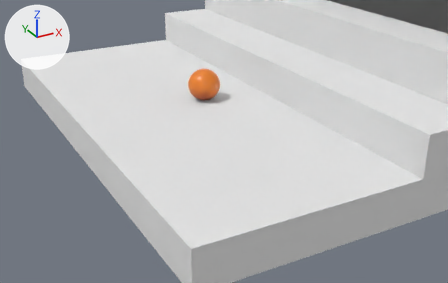
A saved change to the Blender file Animación/Ejercicio4_3D/Pelota con Cola/pelota_Cola.blend.
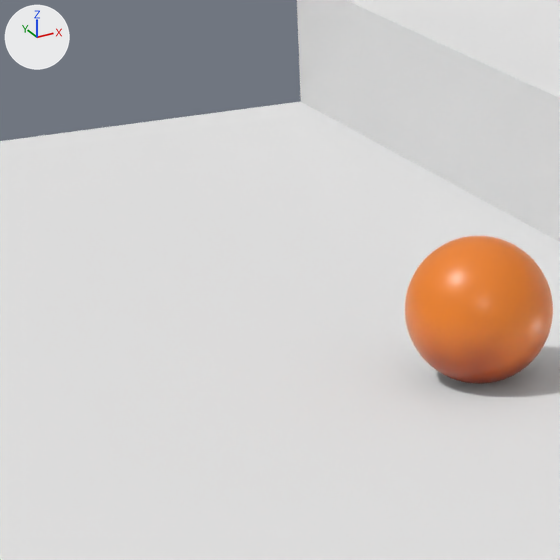
Old and new are each drawn from a camera (50 mm lens) standing at (-51.42, -33.32, 4.67) and looking at (-34.56, -2.67, -10.65) and again close up on the part from 23% to 49% of the width and 6% to 49% of the height. Arrows for +X, +Y and +Z are at upper left; the lights stay in place.

In view in the first close-up: 'Pelota', 'escaleras1'.
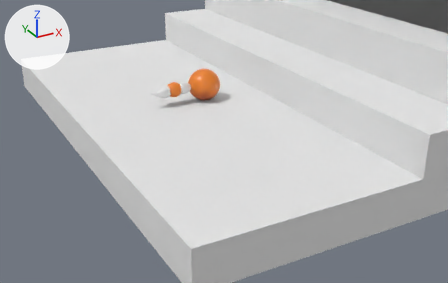
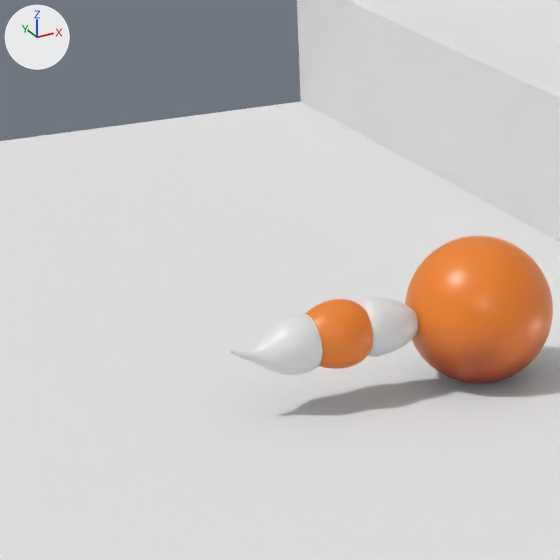
Pixel boxes [x1, y1, x2, y2] of what changed, in the close-ups (560 x 560 px):
```json
{"object": "Cola3", "change": "shown", "after": [229, 314, 323, 375]}
{"object": "Cola2", "change": "shown", "after": [305, 299, 373, 369], "on screen": "orange"}
{"object": "Cola1", "change": "shown", "after": [358, 297, 418, 357]}
```

The change, as JSON lines over the scene's bpy script:
```json
{"op": "remove", "block": "ob_cola1", "code": "ob_cola1.hide_viewport = True"}
{"op": "remove", "block": "ob_cola2", "code": "ob_cola2.hide_viewport = True"}
{"op": "remove", "block": "ob_cola3", "code": "ob_cola3.hide_viewport = True"}
```
